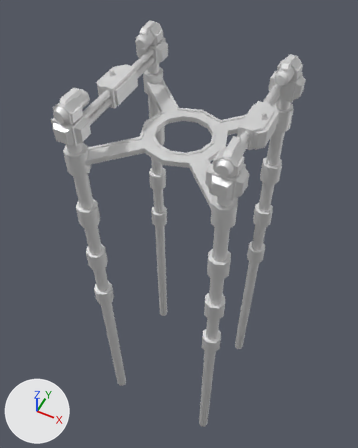
What one commit did to the glTF model glb/corsy.glb.
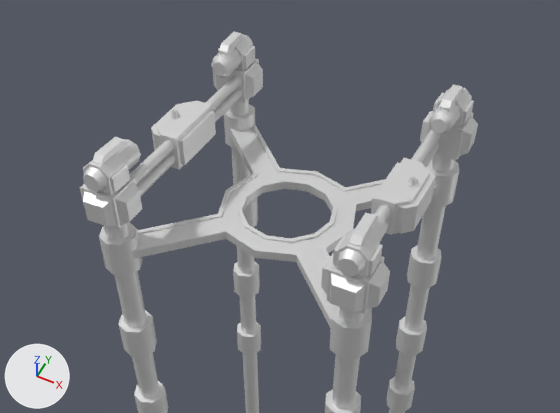
Old and new are each drawn whole from a 50 mm lens placed at (93.0, -193.0, 152.0), pointed at (-12.0, 18.0, -112.0) and again close up on the part from 0% to 100% of the width and 0% to 59% of the height. Every picture has the same lights, and +X, +Y and +Z are marked at lower left. The older version's two pictures come first.

The scene before the commit, as lines of its bpy script (objects in view):
```python
ob_base = bpy.data.objects.new('base', me_base)
ob_base.location = (0.0, 0.0, 0.0)
ob_head1 = bpy.data.objects.new('head1', me_head1)
ob_head1.parent = ob_base
ob_head1.location = (40.94, -40.94, 9.852)
ob_head1.rotation_euler = (-0.0101, -0.00402, 0.0317)  # degrees (-0.6, -0.2, 1.8)
ob_head2 = bpy.data.objects.new('head2', me_head2)
ob_head2.parent = ob_base
ob_head2.location = (-40.94, -40.94, 9.852)
ob_head2.rotation_euler = (-0.0101, 0.00402, -0.0317)  # degrees (-0.6, 0.2, -1.8)
ob_head3 = bpy.data.objects.new('head3', me_head3)
ob_head3.parent = ob_base
ob_head3.location = (-40.94, 40.94, 9.852)
ob_head3.rotation_euler = (0.0101, 0.00402, 0.0317)  # degrees (0.6, 0.2, 1.8)
ob_head4 = bpy.data.objects.new('head4', me_head4)
ob_head4.parent = ob_base
ob_head4.location = (40.94, 40.94, 9.852)
ob_head4.rotation_euler = (0.0101, -0.00402, -0.0317)  # degrees (0.6, -0.2, -1.8)
```
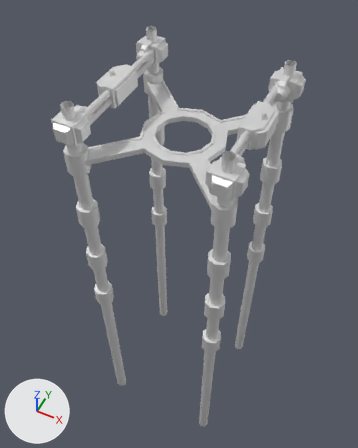
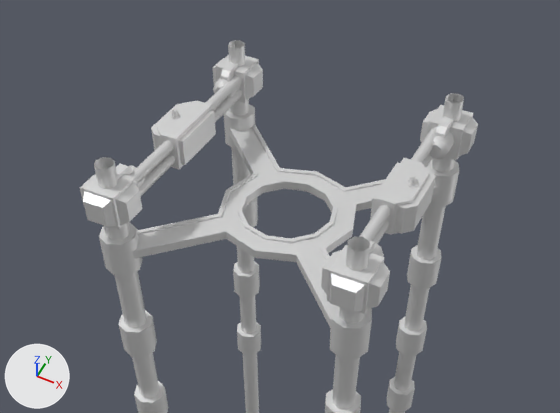
Where the change shows, as pixel boxes (x1, y1, x2, y2) in the close-ups (560 x 413 px):
'head1', moved (mostly hidden afterwards): before (333, 212, 387, 278); after (369, 241, 384, 256)
'head2', moved (mostly hidden afterwards): before (83, 137, 141, 195); after (107, 164, 145, 189)
'head4', moved: before (428, 84, 474, 135); after (429, 116, 454, 160)
'head3', moved: before (211, 32, 255, 78); after (213, 62, 240, 98)

Diff of the bpy script that builds the scene:
```diff
--- a/glb/corsy.glb.py
+++ b/glb/corsy.glb.py
@@ ob_head1 @@
 ob_head1.parent = ob_base
-ob_head1.location = (40.94, -40.94, 9.852)
+ob_head1.location = (40.94, -40.94, 0.25)
 ob_head1.rotation_euler = (-0.0101, -0.00402, 0.0317)  # degrees (-0.6, -0.2, 1.8)
@@ ob_head2 @@
 ob_head2.parent = ob_base
-ob_head2.location = (-40.94, -40.94, 9.852)
+ob_head2.location = (-40.94, -40.94, 0.25)
 ob_head2.rotation_euler = (-0.0101, 0.00402, -0.0317)  # degrees (-0.6, 0.2, -1.8)
@@ ob_head3 @@
 ob_head3.parent = ob_base
-ob_head3.location = (-40.94, 40.94, 9.852)
+ob_head3.location = (-40.94, 40.94, 0.25)
 ob_head3.rotation_euler = (0.0101, 0.00402, 0.0317)  # degrees (0.6, 0.2, 1.8)
@@ ob_head4 @@
 ob_head4.parent = ob_base
-ob_head4.location = (40.94, 40.94, 9.852)
+ob_head4.location = (40.94, 40.94, 0.25)
 ob_head4.rotation_euler = (0.0101, -0.00402, -0.0317)  # degrees (0.6, -0.2, -1.8)
```
